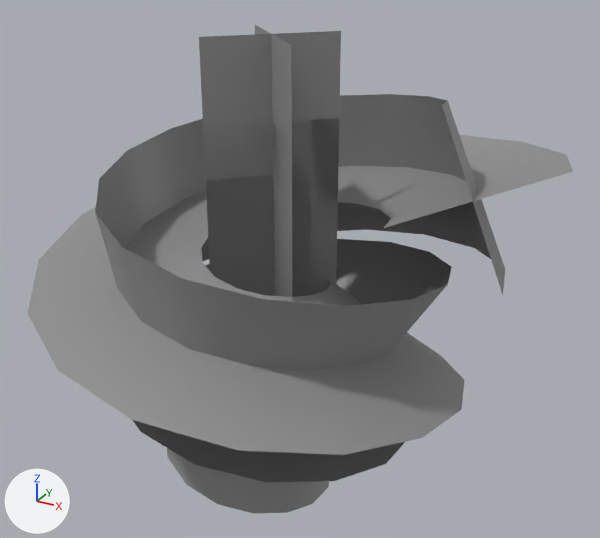
What one commit did to the FBX model Assets/Meshes/Effect/Flogas/LHelix_twstwind01.fbx.
One viewpoint serves both versions: a camera (50 mm lens) standing at (2.99, -5.03, 3.77) and looking at (0.13, 0.16, 1.17). The axes (+X, +Y, +Z) are drawn at lower left. The lights are the same throughout. Where no turn or scale is listed for an object, it has been applied to the vertices.

In view in the first picture: 'fx_X_LHelix_twstwind01', 'fx_X_Plane_Zreo01', 'fx_x_longMesh_01'.
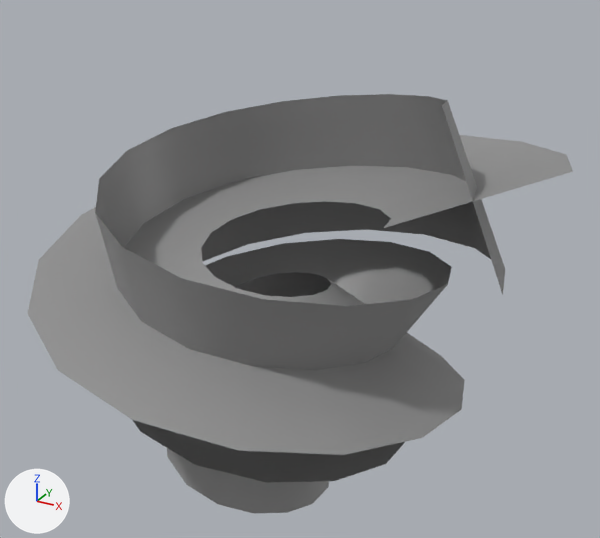
What differs and where, as boxes [x1, y1, x2, y2] in the pictures (600 x 538 px):
'fx_x_longMesh_01', deleted
    before: [199, 25, 341, 298]
'fx_X_Plane_Zreo01', deleted
    before: [203, 118, 339, 297]

Edits to the bpy script that builds the scene:
```text
Remove ob_fx_x_longmesh_01:
    ob_fx_x_longmesh_01 = bpy.data.objects.new('fx_x_longMesh_01', me_fx_x_longmesh_01)
    ob_fx_x_longmesh_01.location = (0.0, 0.0, 0.0)
Remove ob_fx_x_plane_zreo01:
    ob_fx_x_plane_zreo01 = bpy.data.objects.new('fx_X_Plane_Zreo01', me_fx_x_plane_zreo01)
    ob_fx_x_plane_zreo01.location = (0.0, 0.0, 0.0)
```
